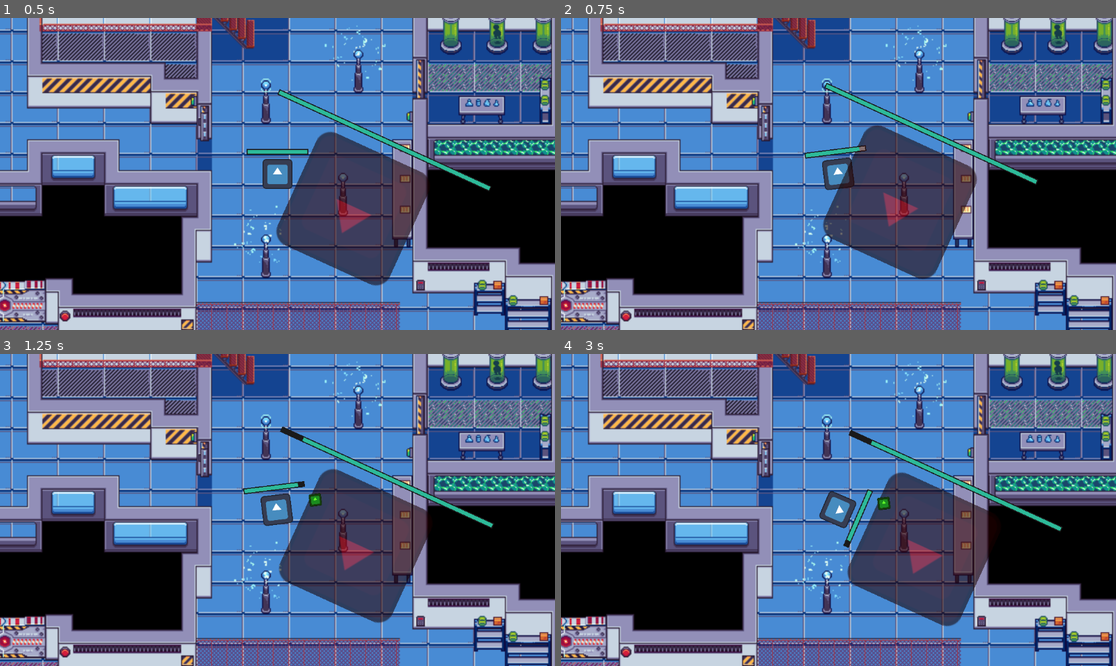
Above: before the commit, frames 1-4 (two rows, left to right).
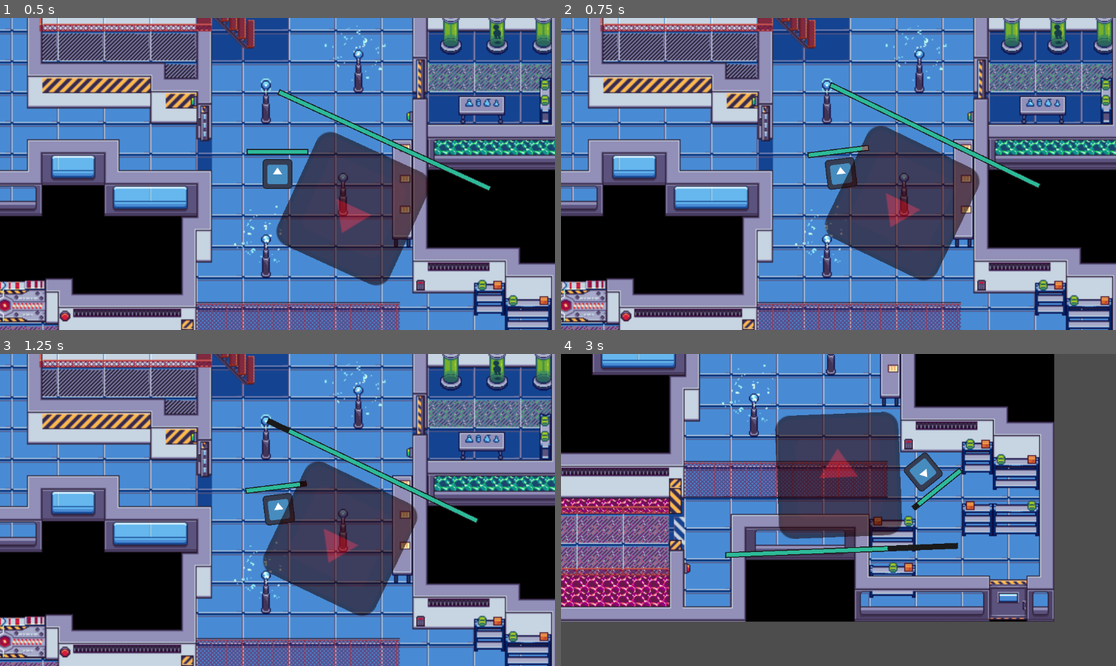
Above: after the commit, the same moments.

Repository: Huarastacas/BeatRush
Game: Godot game, scene res://test_area.tscn
Two runs of this game, one before a commit and one after it. Both use one fixed random seed, a clock stepped at 60 frames per second and the inputs below. The engine's default icon, where the game draws it, is replaced by a stand-in: a white triangle on a blue panel in a dark square.
Inputs (mouse positions are in pixels of both pictures, inside the frame that each line leads up to):
- Up to frame 1 (0.5 s): no input
- Up to frame 2 (0.75 s): move the mouse to (960, 158) at 0.52 s; hold Right (b_right, bound only before the commit) from 0.53 s (still down); tap Space (boss_shoot, bound only before the commit) at 0.6 s
- Up to frame 3 (1.25 s): keep holding Right (b_right, bound only before the commit); click (399, 494) at 0.8 s
- Up to frame 4 (3 s): move the mouse to (727, 525) at 1.27 s; release Right (b_right, bound only before the commit) at 1.28 s; hold Down (b_down, bound only before the commit) 1.28-2.03 s; click (727, 525) at 1.35 s; tap Space (boss_shoot, bound only before the commit) at 1.55, 2.1 s; move the mouse to (894, 441) at 2.02 s; hold Right (b_right, bound only before the commit) 2.03-2.78 s; click (894, 441) at 2.3 s; move the mouse to (810, 572) at 2.77 s; hold Up (b_up, bound only before the commit) from 2.78 s (still down); tap Shift (dodge) at 2.85 s

Frame 1 is identical in both runs. In frame 2, 1.5% of the frame differs, in the area x 43-87%, y 20-85%; in frame 3, 3.8%; in frame 4, 95%, in the area x 0-100%, y 0-100%.

Commit message:
Corrigindo Boss e adicionando stun

Diff:
--- a/Player.gd
+++ b/Player.gd
@@ -23,12 +23,14 @@
 	bullet_instance.position = get_global_position()
 	bullet_instance.rotation_degrees = rotation_degrees
 	bullet_instance.linear_velocity = Vector2(bullet_speed,0).rotated(rotation)
-	#bullet_instance.apply_impulse(Vector2(), Vector2(bullet_speed,0).rotated(rotation))
 	get_tree().get_root().call_deferred("add_child",bullet_instance)
 
 
 func _physics_process(delta):
+
 	player_moviment()
+
+	look_at(get_global_mouse_position())
 	move_and_slide()
 
 func player_moviment():
@@ -53,14 +55,11 @@
 	if Input.is_action_just_pressed("shoot"):
 		fire()
 
-
 func _on_dodge_timer_timeout():
 	can_dodge = true
 	velocity.x = 0
 	velocity.y = 0
 	$DodgeTimer.stop()
-
-
 
 func _die():
 	get_tree().reload_current_scene()
@@ -76,7 +75,6 @@
 	healthbar.health = health
 
 
-
 func _on_hurt_box_body_entered(body):
 	if "TesteBoss" in body.name:
 		#_die()
--- a/Teste_Boss.tscn
+++ b/Teste_Boss.tscn
@@ -33,4 +33,8 @@
 offset_right = 120.0
 offset_bottom = 80.0
 
+[node name="Stun" type="Timer" parent="."]
+wait_time = 0.1
+
 [connection signal="body_entered" from="Area2D" to="." method="_on_area_2d_body_entered"]
+[connection signal="timeout" from="Stun" to="." method="_on_stun_timeout"]
--- a/Teste_musica_signal.gd
+++ b/Teste_musica_signal.gd
@@ -3,6 +3,7 @@
 var speed = 300
 var accel = 100
 var motion = Vector2()
+var stun = false
 
 @onready var healthbar = $HealthBar
 var health
@@ -14,6 +15,10 @@
 	healthbar.init_health(health)
 
 func _physics_process(delta):
+
+	if stun:
+		velocity = lerp(velocity, Vector2.ZERO, 0.3)
+		return
 
 	var Player = get_parent().get_node("Player")
 	position += (Player.position - position) / 50
@@ -56,6 +61,13 @@
 	healthbar.health = health
 
 func _on_area_2d_body_entered(body):
-	if "Bullet" in body.name:
+	if body.is_in_group("Bullets"):
+		stun = true
+		$Stun.start()
+		body.queue_free()
 		health -= 1
 		_set_health(health)
+
+
+func _on_stun_timeout():
+	stun = false
--- a/bullet_test.tscn
+++ b/bullet_test.tscn
@@ -8,7 +8,7 @@
 [sub_resource type="RectangleShape2D" id="RectangleShape2D_mcvip"]
 size = Vector2(14, 14)
 
-[node name="Bullet" type="RigidBody2D"]
+[node name="Bullet" type="RigidBody2D" groups=["Bullets"]]
 gravity_scale = 0.0
 lock_rotation = true
 
--- a/project.godot
+++ b/project.godot
@@ -15,60 +15,35 @@
 config/features=PackedStringArray("4.2", "Forward Plus")
 config/icon="res://icon.svg"
 
-[gui]
-
-common/snap_controls_to_pixels=false
-
 [input]
 
 left={
 "deadzone": 0.5,
-"events": [Object(InputEventKey,"resource_local_to_scene":fa …(140 unchanged characters)… d":false,"keycode":0,"physical_keycode":65,"key_label":0,"unicode":97,"echo":false,"script":null)
+"events": [Object(InputEventKey,"resource_local_to_scene":fa …(140 unchanged characters)… d":false,"keycode":0,"physical_keycode":4194319,"key_label":0,"unicode":0,"echo":false,"script":null)
+, Object(InputEventKey,"resource_local_to_scene":false,"resource_name":"","device":-1,"window_id":0,"alt_pressed":false,"shift_pressed":false,"ctrl_pressed":false,"meta_pressed":false,"pressed":false,"keycode":0,"physical_keycode":65,"key_label":0,"unicode":97,"echo":false,"script":null)
 ]
 }
 right={
 "deadzone": 0.5,
-"events": [Object(InputEventKey,"resource_local_to_scene":fa …(140 unchanged characters)… d":false,"keycode":0,"physical_keycode":68,"key_label":0,"unicode":100,"echo":false,"script":null)
+"events": [Object(InputEventKey,"resource_local_to_scene":fa …(140 unchanged characters)… d":false,"keycode":0,"physical_keycode":4194321,"key_label":0,"unicode":0,"echo":false,"script":null)
+, Object(InputEventKey,"resource_local_to_scene":false,"resource_name":"","device":-1,"window_id":0,"alt_pressed":false,"shift_pressed":false,"ctrl_pressed":false,"meta_pressed":false,"pressed":false,"keycode":0,"physical_keycode":68,"key_label":0,"unicode":100,"echo":false,"script":null)
 ]
 }
 up={
 "deadzone": 0.5,
 "events": [Object(InputEventKey,"resource_local_to_scene":false,"resource_name":"","device":-1,"window_id":0,"alt_pressed":false,"shift_pressed":false,"ctrl_pressed":false,"meta_pressed":false,"pressed":false,"keycode":0,"physical_keycode":87,"key_label":0,"unicode":119,"echo":false,"script":null)
+, Object(InputEventKey,"resource_local_to_scene":false,"resource_name":"","device":-1,"window_id":0,"alt_pressed":false,"shift_pressed":false,"ctrl_pressed":false,"meta_pressed":false,"pressed":false,"keycode":0,"physical_keycode":4194320,"key_label":0,"unicode":0,"echo":false,"script":null)
 ]
 }
 down={
 "deadzone": 0.5,
-"events": [Object(InputEventKey,"resource_local_to_scene":fa …(140 unchanged characters)… d":false,"keycode":0,"physical_keycode":83,"key_label":0,"unicode":115,"echo":false,"script":null)
+"events": [Object(InputEventKey,"resource_local_to_scene":fa …(140 unchanged characters)… d":false,"keycode":0,"physical_keycode":4194322,"key_label":0,"unicode":0,"echo":false,"script":null)
+, Object(InputEventKey,"resource_local_to_scene":false,"resource_name":"","device":-1,"window_id":0,"alt_pressed":false,"shift_pressed":false,"ctrl_pressed":false,"meta_pressed":false,"pressed":false,"keycode":0,"physical_keycode":83,"key_label":0,"unicode":115,"echo":false,"script":null)
 ]
 }
 dodge={
 "deadzone": 0.5,
 "events": [Object(InputEventKey,"resource_local_to_scene":false,"resource_name":"","device":-1,"window_id":0,"alt_press …(182 unchanged characters)…
-, null]
-}
-boss_shoot={
-"deadzone": 0.5,
-"events": [Object(InputEventKey,"resource_local_to_scene":false,"resource_name":"","device":-1,"window_id":0,"alt_pressed":false,"shift_pressed":false,"ctrl_pressed":false,"meta_pressed":false,"pressed":false,"keycode":0,"physical_keycode":32,"key_label":0,"unicode":32,"echo":false,"script":null)
-]
-}
-b_left={
-"deadzone": 0.5,
-"events": [Object(InputEventKey,"resource_local_to_scene":false,"resource_name":"","device":-1,"window_id":0,"alt_pressed":false,"shift_pressed":false,"ctrl_pressed":false,"meta_pressed":false,"pressed":false,"keycode":0,"physical_keycode":4194319,"key_label":0,"unicode":0,"echo":false,"script":null)
-]
-}
-b_right={
-"deadzone": 0.5,
-"events": [Object(InputEventKey,"resource_local_to_scene":false,"resource_name":"","device":-1,"window_id":0,"alt_pressed":false,"shift_pressed":false,"ctrl_pressed":false,"meta_pressed":false,"pressed":false,"keycode":0,"physical_keycode":4194321,"key_label":0,"unicode":0,"echo":false,"script":null)
-]
-}
-b_up={
-"deadzone": 0.5,
-"events": [Object(InputEventKey,"resource_local_to_scene":false,"resource_name":"","device":-1,"window_id":0,"alt_pressed":false,"shift_pressed":false,"ctrl_pressed":false,"meta_pressed":false,"pressed":false,"keycode":0,"physical_keycode":4194320,"key_label":0,"unicode":0,"echo":false,"script":null)
-]
-}
-b_down={
-"deadzone": 0.5,
-"events": [Object(InputEventKey,"resource_local_to_scene":false,"resource_name":"","device":-1,"window_id":0,"alt_pressed":false,"shift_pressed":false,"ctrl_pressed":false,"meta_pressed":false,"pressed":false,"keycode":0,"physical_keycode":4194322,"key_label":0,"unicode":0,"echo":false,"script":null)
 ]
 }
 shoot={
